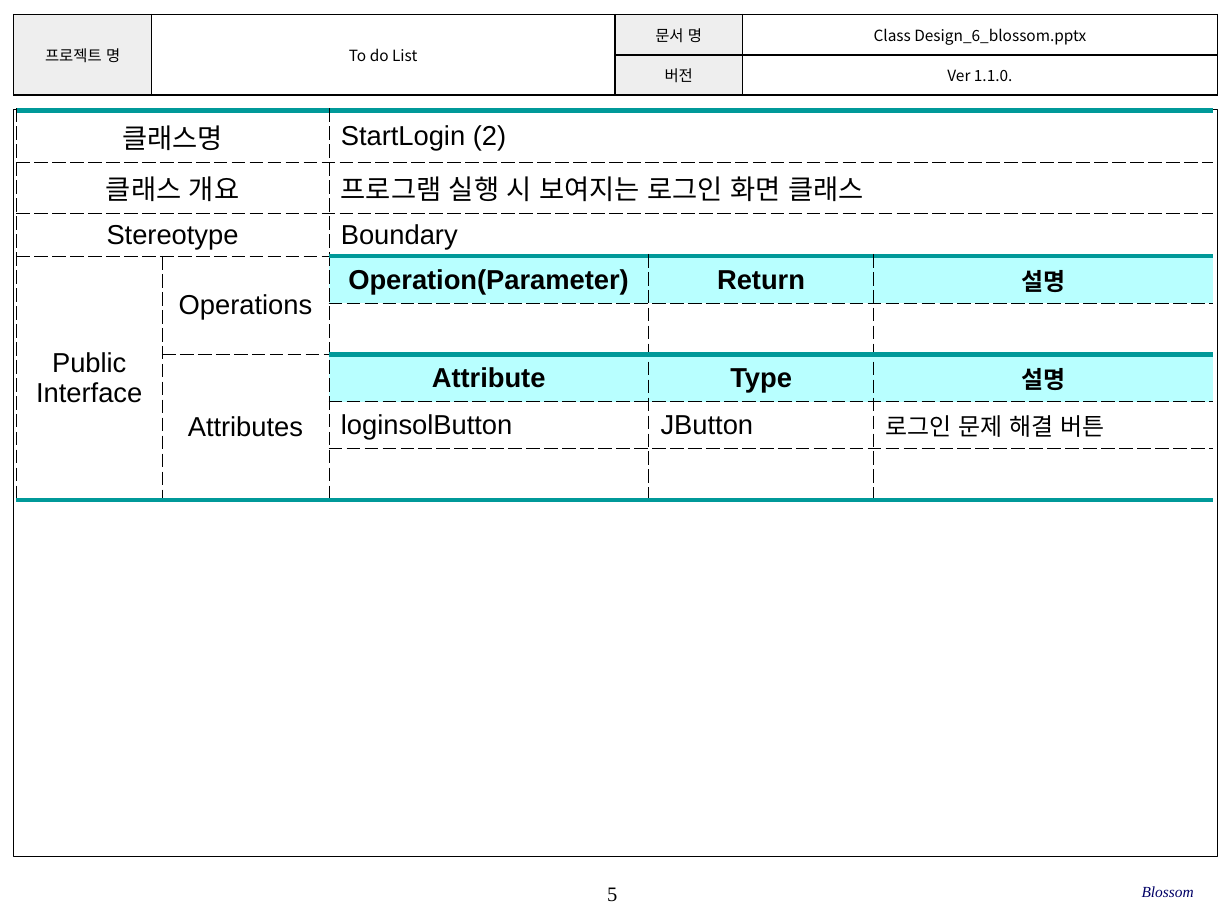
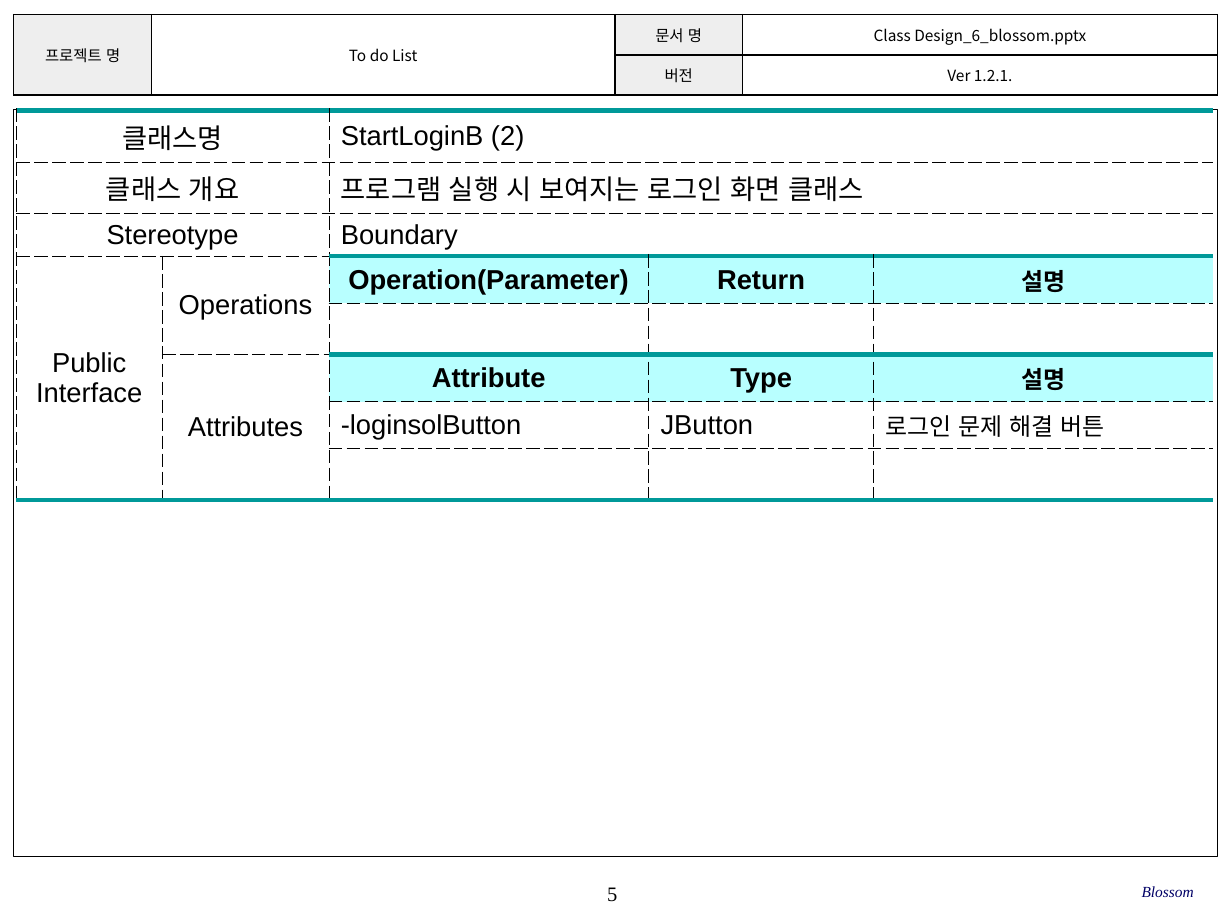
Before and after one commit to SE-admin/SE2017_6_blossom, a slide deck: slide 5 of doc/3_ 설계서/Class Design_6_blossom.pptx. Drawn at 1232x924 pixels with LibreOffice and Linux fonts; fonts in the diff are those of the drawing; background and template pictures are left out. Boxes give left, top, right and bottom in pixels: in the first picture for what was removed or moved away, otherwise in the second. Text is boxed around its words. In the diff, an @@ line names an element or a change of style, - is before the commit and + after.

```diff
--- a/doc/3_ 설계서/Class Design_6_blossom.pptx
+++ b/doc/3_ 설계서/Class Design_6_blossom.pptx
@@ table at [14, 15, 1217, 95] @@
-row 2, column 4: Ver 1.1.0.
+row 2, column 4: Ver 1.2.1.
@@ table at [16, 111, 1212, 471] @@
-row 1, column 3: StartLogin (2)
+row 1, column 3: StartLoginB (2)
-row 7, column 3: loginsolButton
+row 7, column 3: -loginsolButton
```
Also in this commit, not shown: 22 other slides changed.
